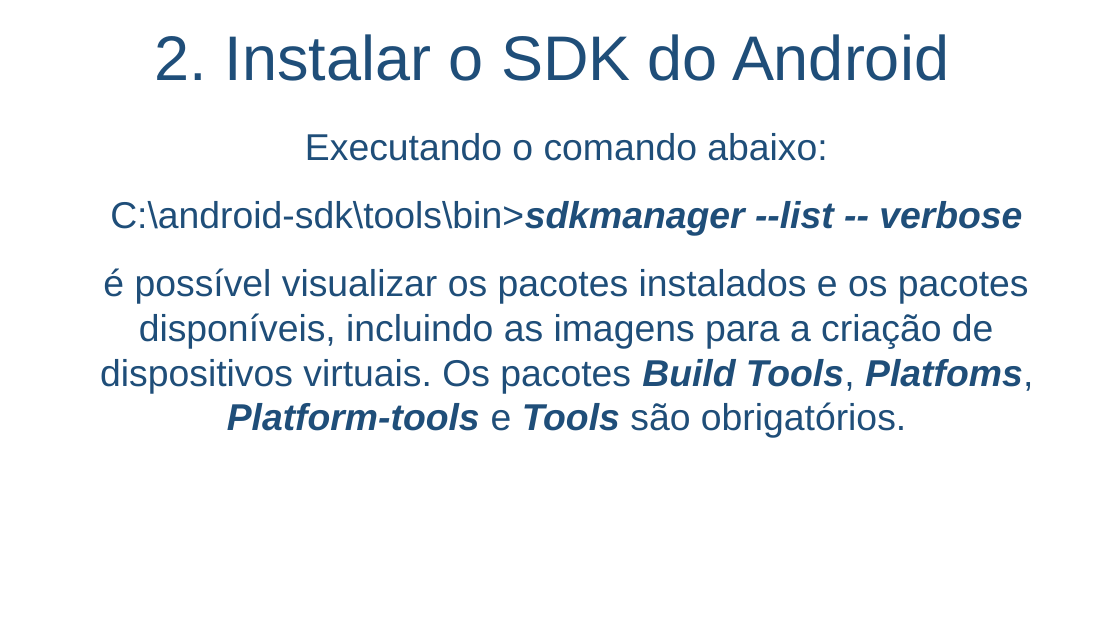
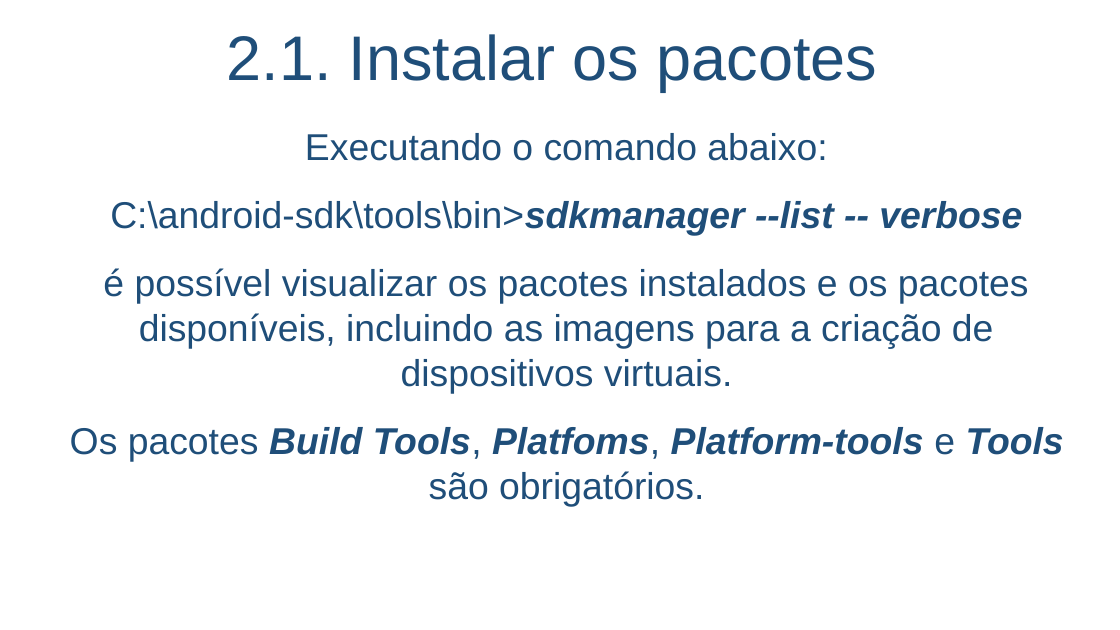
Before and after one commit to salmo-jr/public-slides, a slide deck: slide 13 of building-games-for-Android.pptx (slide 12 before the commit). Drawn at 1120x630 pixels with LibreOffice and Linux fonts; fonts in the diff are those of the drawing; background and template pictures are left out. Boxes give left, top, right and bottom in pixels: in the first picture for what was removed or moved away, otherwise in the second. Text is boxed around its words. In the diff, an @@ line names an element or a change of style, - is before the commit and + after.

Commit message:
atualização dos slides para 2019

```diff
--- a/building-games-for-Android.pptx
+++ b/building-games-for-Android.pptx
@@ title at (x1=227, y1=34, x2=878, y2=91): text changed @@
-2. Instalar o SDK do Android
+2.1. Instalar os pacotes
@@ text at (x1=70, y1=268, x2=1064, y2=506): text changed @@
-é possível visualizar os pacotes instalados e os pacotes disponíveis, incluindo as imagens para a criação de dispositivos virtuais. Os pacotes Build Tools, Platfoms, Platform-tools e Tools são obrigatórios.
+é possível visualizar os pacotes instalados e os pacotes disponíveis, incluindo as imagens para a criação de dispositivos virtuais.
+Os pacotes Build Tools, Platfoms, Platform-tools e Tools são obrigatórios.
```
Also in this commit, not shown: 19 other slides changed, 3 slides added, 2 slides removed.
